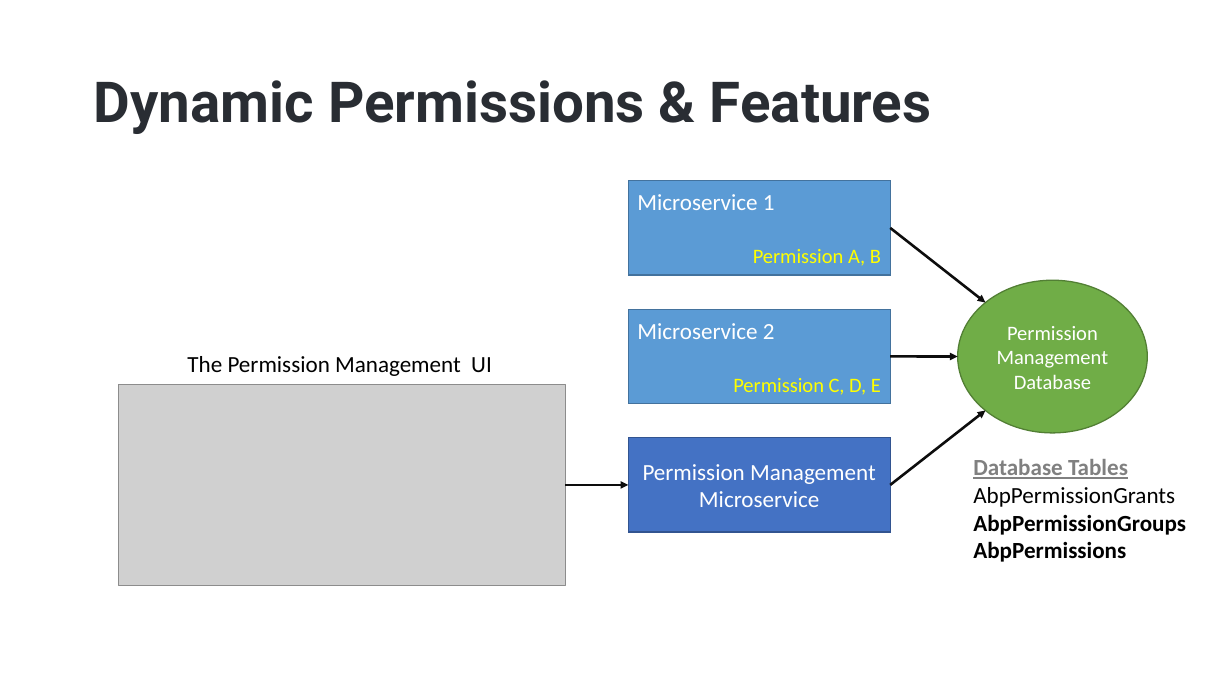
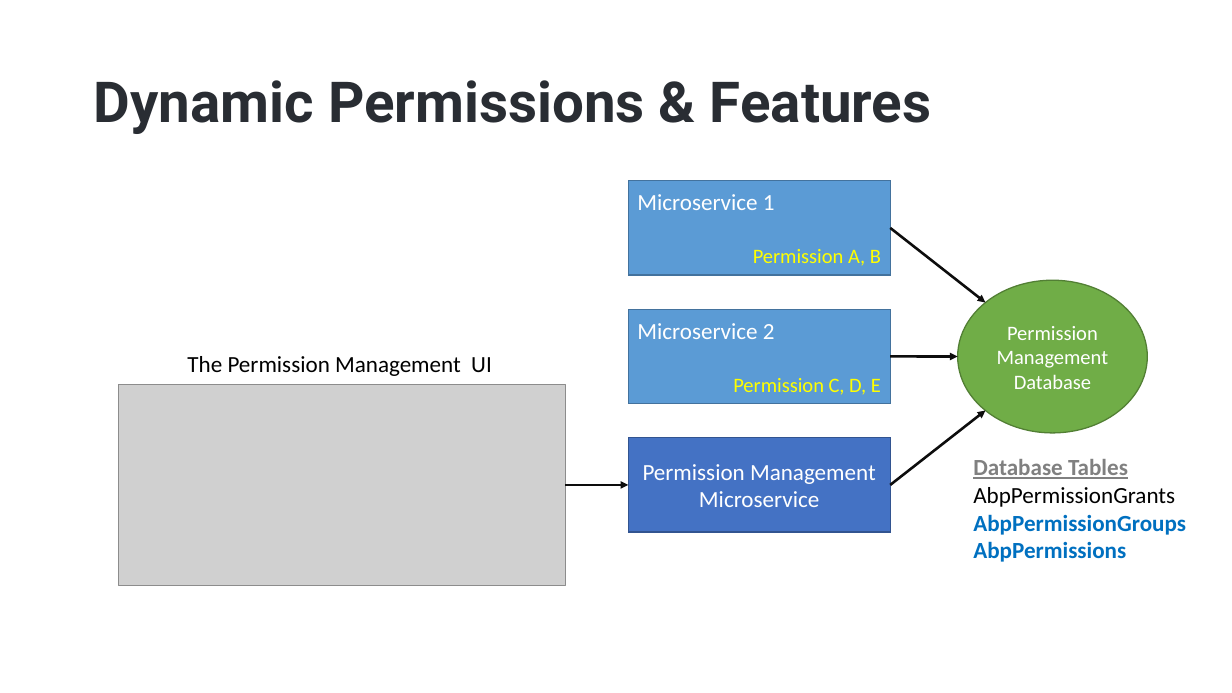
Before and after one commit to hikalkan/presentations, a slide deck: slide 10 of 2022-09-29 ABP Community Talks 2022.7/ABP-7-News.pptx (slide 6 before the commit). Drawn at 1232x693 pixels with LibreOffice and Linux fonts; fonts in the diff are those of the drawing; grey boxes stand for pictures; background and template pictures are left out. Boxes give left, top, right and bottom in pixels: in the first picture for what was removed or moved away, otherwise in the second. Text is boxed around its words. In the diff, an @@ line names an element or a change of style, - is before the commit and + after.

```diff
--- a/2022-09-29 ABP Community Talks 2022.7/ABP-7-News.pptx
+++ b/2022-09-29 ABP Community Talks 2022.7/ABP-7-News.pptx
@@ text "AbpPermissionGroups AbpPermissions" at bbox=[973, 514, 1186, 562]: text colour #000000 to #0070C0 @@
```
Also in this commit, not shown: 4 slides added.
